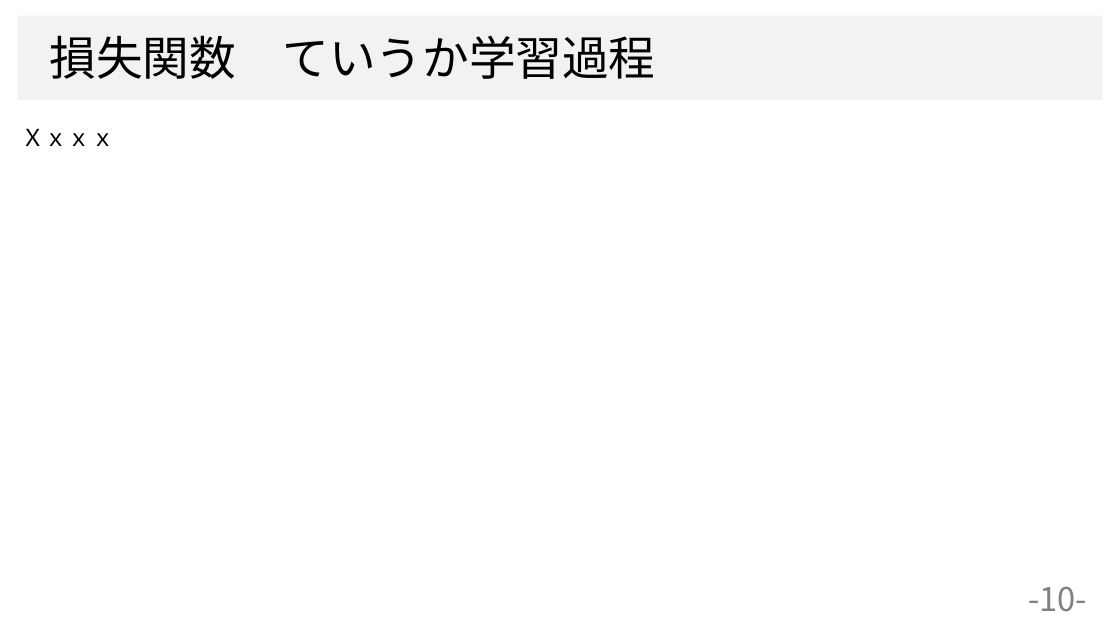
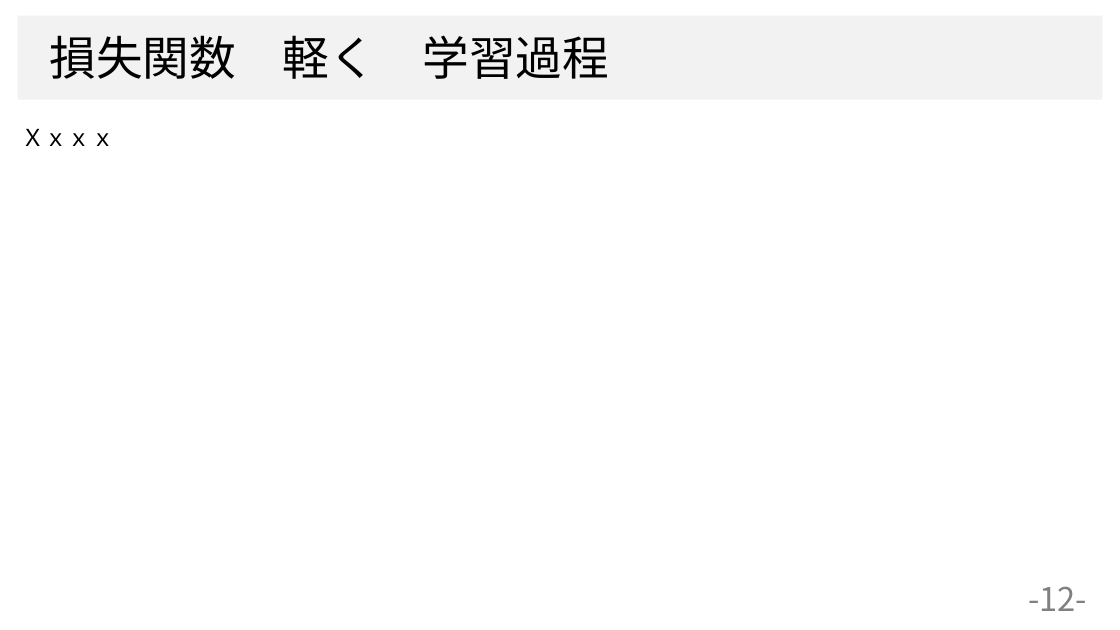
Before and after one commit to dhia-github/haselab-all, a slide deck: slide 12 of 発表資料/B4_上坂大樹_ゼミ用資料.pptx (slide 10 before the commit). Drawn at 1120x630 pixels with LibreOffice and Linux fonts; fonts in the diff are those of the drawing; background and template pictures are left out. Boxes give left, top, right and bottom in pixels: in the first picture for what was removed or moved away, otherwise in the second. Text is boxed around its words. In the diff, an @@ line names an element or a change of style, - is before the commit and + after.

```diff
--- a/発表資料/B4_上坂大樹_ゼミ用資料.pptx
+++ b/発表資料/B4_上坂大樹_ゼミ用資料.pptx
@@ text at [49,35,609,79]: text changed @@
-損失関数 ていうか学習過程
+損失関数 軽く 学習過程
@@ page number at [1028,586,1087,611]: text changed @@
--10-
+-12-
```
Also in this commit, not shown: 7 other slides changed, 3 slides added.
